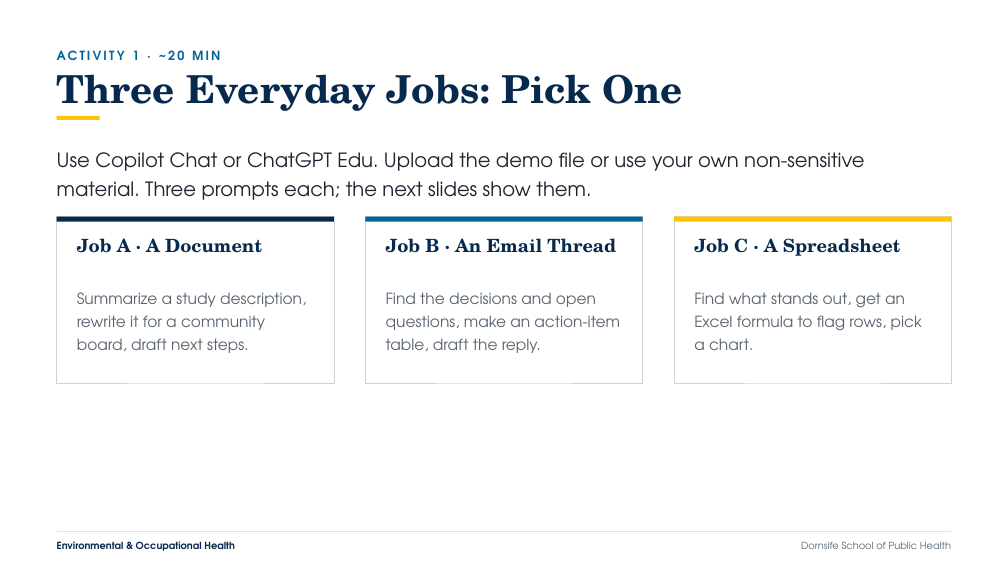
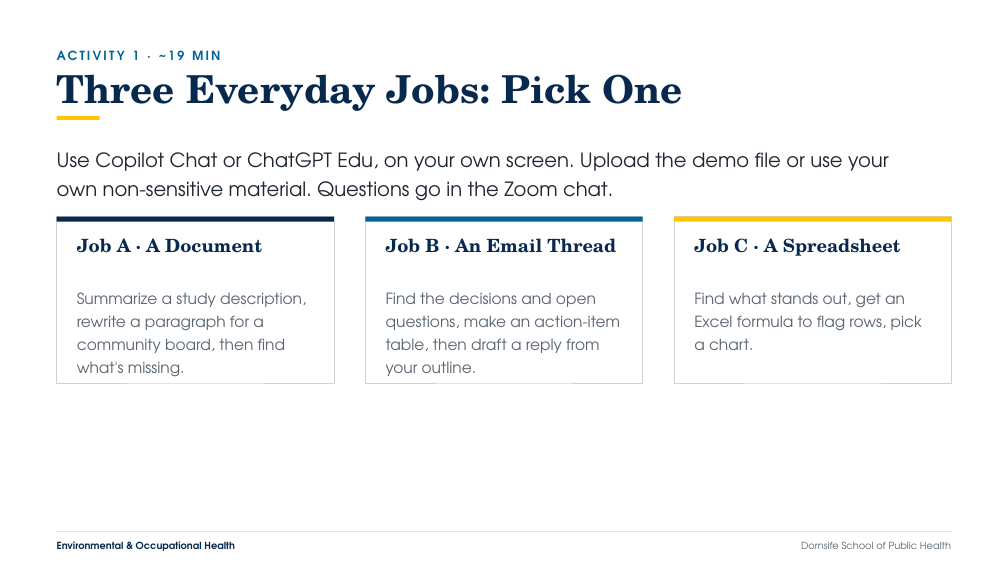
Before and after one commit to aquistbe/DSPH-Faculty-and-Staff-AI-Training, a slide deck: slide 15 of docs/slides/DSPH_Workshop2_Workflow_Enhancement.pptx (slide 14 before the commit). Drawn at 1008x567 pixels with LibreOffice and Linux fonts; fonts in the diff are those of the drawing. Boxes give left, top, right and bottom in pixels: in the first picture for what was removed or moved away, otherwise in the second. Text is boxed around its words. In the diff, an @@ line names an element or a change of style, - is before the commit and + after.

```diff
--- a/docs/slides/DSPH_Workshop2_Workflow_Enhancement.pptx
+++ b/docs/slides/DSPH_Workshop2_Workflow_Enhancement.pptx
@@ text at [132,50,220,60]: text changed @@
-ACTIVITY 1 · ~20 MIN
+ACTIVITY 1 · ~19 MIN
@@ text at [57,152,889,201]: text changed @@
-Use Copilot Chat or ChatGPT Edu. Upload the demo file or use your own non-sensitive material. Three prompts each; the next slides show them.
+Use Copilot Chat or ChatGPT Edu, on your own screen. Upload the demo file or use your own non-sensitive material. Questions go in the Zoom chat.
@@ text at [77,292,306,376]: text changed @@
-Summarize a study description, rewrite it for a community board, draft next steps.
+Summarize a study description, rewrite a paragraph for a community board, then find what's missing.
@@ text at [386,292,620,376]: text changed @@
-Find the decisions and open questions, make an action-item table, draft the reply.
+Find the decisions and open questions, make an action-item table, then draft a reply from your outline.
```
Also in this commit, not shown: 7 other slides changed, 2 slides added, 1 slide removed, 12 other files.
